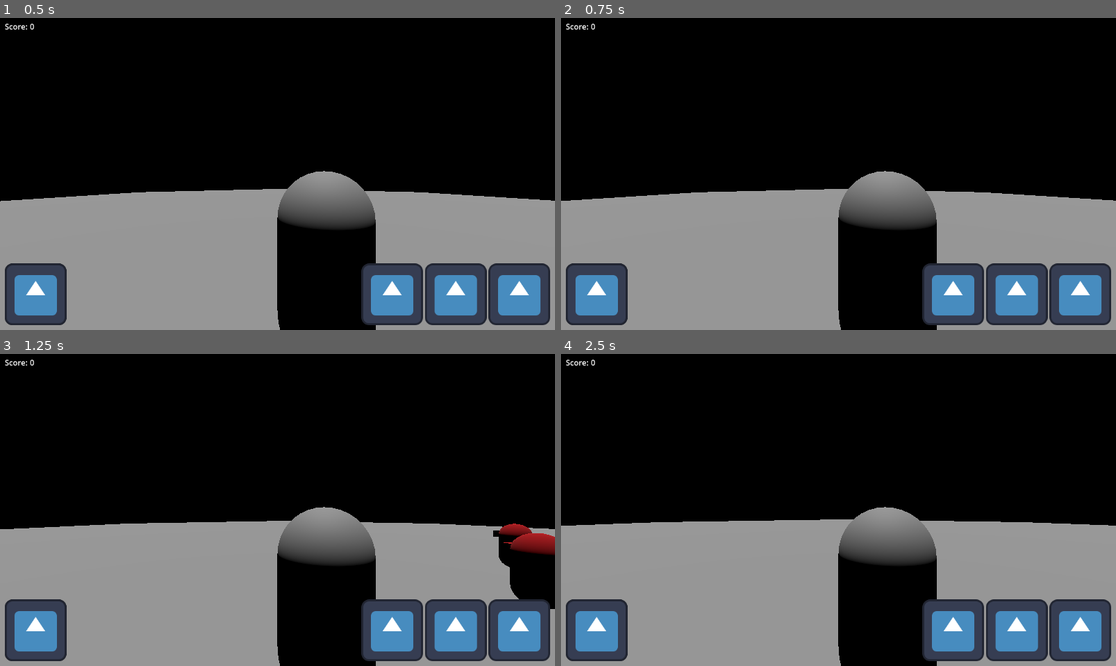
Above: before the commit, frames 1-4 (two rows, left to right).
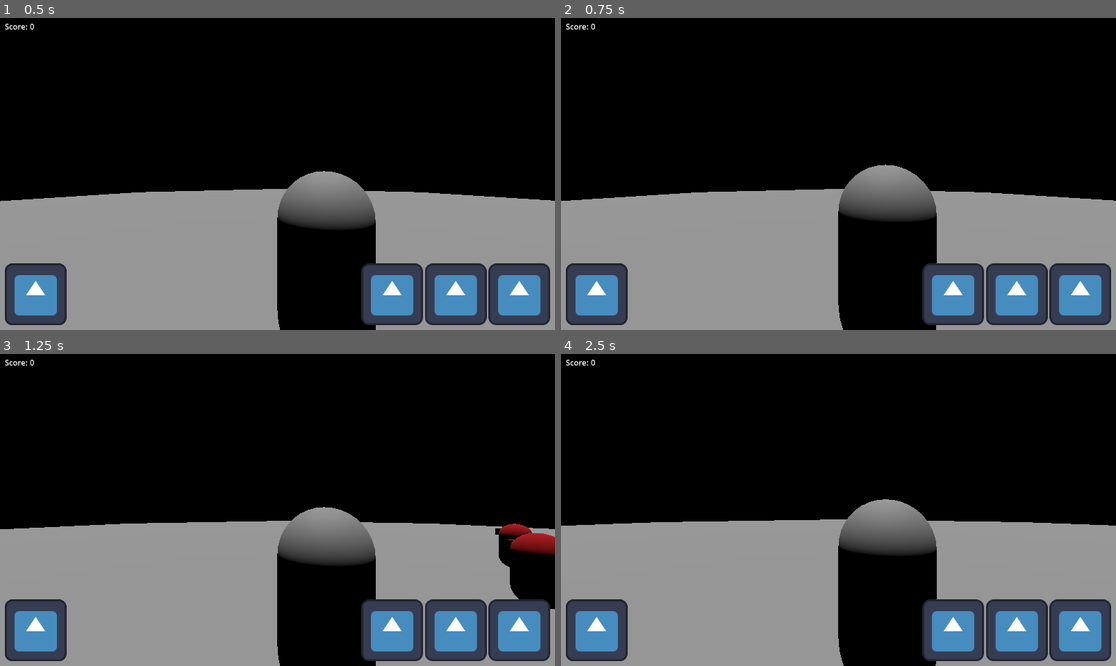
Above: after the commit, the same moments.

Repository: Sprotex/ludum-dare-54
Game: Godot game, scene res://level.tscn
Same seed, same stepped clock (60 frames per second), same inputs: the game is played once before the commit and once after it. The engine's default icon, where the game draws it, is replaced by a stand-in: a white triangle on a blue panel in a dark square.
Inputs (mouse positions are in pixels of both pictures, inside the frame that each line leads up to):
- Up to frame 1 (0.5 s): no input
- Up to frame 2 (0.75 s): tap Enter at 0.5 s; move the mouse to (866, 174) at 0.52 s; hold W (move_forward) from 0.53 s (still down)
- Up to frame 3 (1.25 s): keep holding W (move_forward); tap Space (jump) at 0.77 s
- Up to frame 4 (2.5 s): keep holding W (move_forward); move the mouse to (810, 510) at 1.27 s; tap Space (jump) at 1.52 s; move the mouse to (849, 503) at 2.02 s

Frame 1 is identical in both runs. In frame 2, 1.1% of the frame differs, in the area x 49-68%, y 46-100%; in frame 3, less than 0.1%; in frame 4, 1.5%.

Commit message:
rework step audio and logic

Diff:
--- a/character/character.tscn
+++ b/character/character.tscn
@@ -1,10 +1,10 @@
-[gd_scene load_steps=9 format=3 uid="uid://d222y8cfa7ept"]
+[gd_scene load_steps=18 format=3 uid="uid://d222y8cfa7ept"]
 
 [ext_resource type="Script" path="res://character/character.gd" id="1_2poh3"]
 [ext_resource type="Script" path="res://character/health.gd" id="3_bw4ni"]
 [ext_resource type="PackedScene" uid="uid://bi7ck8n3ra58w" path="res://objects/weapon/weapon.tscn" id="4_5vcc8"]
-[ext_resource type="Script" path="res://character/step_audio_logic.gd" id="5_5heol"]
 [ext_resource type="PackedScene" uid="uid://bem04yqq2onsr" path="res://character/bullet/bullet.tscn" id="5_wndih"]
+[ext_resource type="Script" path="res://character/character_animation.gd" id="6_ucta8"]
 
 [sub_resource type="CapsuleMesh" id="CapsuleMesh_dhca4"]
 
@@ -12,6 +12,132 @@
 size = Vector3(0.6, 0.3, 0.3)
 
 [sub_resource type="CapsuleShape3D" id="CapsuleShape3D_1mw0j"]
+
+[sub_resource type="AnimationNodeAnimation" id="AnimationNodeAnimation_1km12"]
+animation = &"default"
+
+[sub_resource type="AnimationNodeAnimation" id="AnimationNodeAnimation_po123"]
+animation = &"bobbing"
+
+[sub_resource type="AnimationNodeBlendSpace1D" id="AnimationNodeBlendSpace1D_bfdge"]
+blend_point_0/node = SubResource("AnimationNodeAnimation_1km12")
+blend_point_0/pos = 0.0
+blend_point_1/node = SubResource("AnimationNodeAnimation_po123")
+blend_point_1/pos = 1.0
+
+[sub_resource type="AnimationNodeStateMachineTransition" id="AnimationNodeStateMachineTransition_71qr8"]
+advance_mode = 2
+
+[sub_resource type="AnimationNodeStateMachine" id="AnimationNodeStateMachine_8r2x6"]
+states/Start/position = Vector2(214, 100)
+states/bobbing/node = SubResource("AnimationNodeBlendSpace1D_bfdge")
+states/bobbing/position = Vector2(480, 100)
+transitions = ["Start", "bobbing", SubResource("AnimationNodeStateMachineTransition_71qr8")]
+graph_offset = Vector2(-222, 8)
+
+[sub_resource type="Animation" id="Animation_qwgfx"]
+resource_name = "default"
+tracks/0/type = "value"
+tracks/0/imported = false
+tracks/0/enabled = true
+tracks/0/path = NodePath("MeshInstance3D:position")
+tracks/0/interp = 1
+tracks/0/loop_wrap = true
+tracks/0/keys = {
+"times": PackedFloat32Array(0),
+"transitions": PackedFloat32Array(1),
+"update": 0,
+"values": [Vector3(0, 1, 0)]
+}
+tracks/1/type = "value"
+tracks/1/imported = false
+tracks/1/enabled = true
+tracks/1/path = NodePath("MeshInstance3D2:position")
+tracks/1/interp = 1
+tracks/1/loop_wrap = true
+tracks/1/keys = {
+"times": PackedFloat32Array(0),
+"transitions": PackedFloat32Array(1),
+"update": 0,
+"values": [Vector3(0, 1.6, -0.4)]
+}
+
+[sub_resource type="Animation" id="Animation_nqfwg"]
+resource_name = "bobbing"
+length = 0.2
+loop_mode = 1
+tracks/0/type = "value"
+tracks/0/imported = false
+tracks/0/enabled = true
+tracks/0/path = NodePath("MeshInstance3D:position")
+tracks/0/interp = 1
+tracks/0/loop_wrap = true
+tracks/0/keys = {
+"times": PackedFloat32Array(0, 0.1, 0.2),
+"transitions": PackedFloat32Array(1, 1, 1),
+"update": 0,
+"values": [Vector3(0, 1, 0), Vector3(0, 1.1, 0), Vector3(0, 1, 0)]
+}
+tracks/1/type = "value"
+tracks/1/imported = false
+tracks/1/enabled = true
+tracks/1/path = NodePath("MeshInstance3D2:position")
+tracks/1/interp = 1
+tracks/1/loop_wrap = true
+tracks/1/keys = {
+"times": PackedFloat32Array(0, 0.1, 0.2),
+"transitions": PackedFloat32Array(1, 1, 1),
+"update": 0,
+"values": [Vector3(0, 1.6, -0.4), Vector3(0, 1.7, -0.4), Vector3(0, 1.6, -0.4)]
+}
+tracks/2/type = "method"
+tracks/2/imported = false
+tracks/2/enabled = true
+tracks/2/path = NodePath("AnimationTree")
+tracks/2/interp = 1
+tracks/2/loop_wrap = true
+tracks/2/keys = {
+"times": PackedFloat32Array(0.2),
+"transitions": PackedFloat32Array(1),
+"values": [{
+"args": [],
+"method": &"step"
+}]
+}
+
+[sub_resource type="Animation" id="Animation_o0a4o"]
+length = 0.001
+tracks/0/type = "value"
+tracks/0/imported = false
+tracks/0/enabled = true
+tracks/0/path = NodePath("MeshInstance3D:position")
+tracks/0/interp = 1
+tracks/0/loop_wrap = true
+tracks/0/keys = {
+"times": PackedFloat32Array(0),
+"transitions": PackedFloat32Array(1),
+"update": 0,
+"values": [Vector3(0, 1, 0)]
+}
+tracks/1/type = "value"
+tracks/1/imported = false
+tracks/1/enabled = true
+tracks/1/path = NodePath("MeshInstance3D2:position")
+tracks/1/interp = 1
+tracks/1/loop_wrap = true
+tracks/1/keys = {
+"times": PackedFloat32Array(0),
+"transitions": PackedFloat32Array(1),
+"update": 0,
+"values": [Vector3(0, 1.6, -0.4)]
+}
+
+[sub_resource type="AnimationLibrary" id="AnimationLibrary_d5ky3"]
+_data = {
+"RESET": SubResource("Animation_o0a4o"),
+"bobbing": SubResource("Animation_nqfwg"),
+"default": SubResource("Animation_qwgfx")
+}
 
 [node name="Character" type="CharacterBody3D" node_paths=PackedStringArray("health")]
 script = ExtResource("1_2poh3")
@@ -23,7 +149,7 @@
 skeleton = NodePath("")
 
 [node name="MeshInstance3D2" type="MeshInstance3D" parent="."]
-transform = Transform3D(1, 0, 0, 0, 1, 0, 0, 0, 1, 0, 1.5, -0.5)
+transform = Transform3D(1, 0, 0, 0, 1, 0, 0, 0, 1, 0, 1.6, -0.4)
 mesh = SubResource("BoxMesh_87ork")
 skeleton = NodePath("")
 
@@ -45,6 +171,15 @@
 
 [node name="Control" type="Node" parent="."]
 
-[node name="StepAudioLogic" type="Node" parent="." node_paths=PackedStringArray("character_body")]
-script = ExtResource("5_5heol")
+[node name="AnimationTree" type="AnimationTree" parent="." node_paths=PackedStringArray("character_body")]
+tree_root = SubResource("AnimationNodeStateMachine_8r2x6")
+anim_player = NodePath("../AnimationPlayer")
+active = true
+parameters/bobbing/blend_position = 0.0136364
+script = ExtResource("6_ucta8")
 character_body = NodePath("..")
+
+[node name="AnimationPlayer" type="AnimationPlayer" parent="."]
+libraries = {
+"": SubResource("AnimationLibrary_d5ky3")
+}
--- /dev/null
+++ b/character/character_animation.gd
@@ -0,0 +1,18 @@
+extends AnimationTree
+
+@export var character_body: Character
+
+
+func step() -> void:
+  AudioManager.play_audio(character_body.global_position, AudioManager.step_audio)
+
+
+func _get_bobbing_value() -> float:
+  if not character_body.is_on_floor():
+    return 0.0
+  return character_body.velocity.length()
+
+
+func _process(delta):
+  var animation_bobbing = _get_bobbing_value()
+  set("parameters/bobbing/blend_position", animation_bobbing)
--- a/character/player/player.tscn
+++ b/character/player/player.tscn
@@ -34,3 +34,6 @@
 [node name="AudioListener3D" type="AudioListener3D" parent="." index="8"]
 transform = Transform3D(1, 0, 0, 0, 1, 0, 0, 0, 1, 0, 1.5, 0)
 current = true
+
+[node name="StepAudioLogic" parent="." index="9"]
+step_distance = 0.6
--- a/character/step_audio_logic.gd
+++ /dev/null
@@ -1,14 +0,0 @@
-extends Node
-
-@export var character_body: Character
-@export var step_distance := 0.3
-
-@onready var last_step_position := character_body.global_position
-
-
-func _physics_process(_delta) -> void:
-  if not character_body.is_on_floor():
-    return
-  if last_step_position.distance_squared_to(character_body.global_position) > step_distance * step_distance:
-    last_step_position = character_body.global_position
-    AudioManager.play_audio(character_body.global_position, AudioManager.step_audio)
Not shown, changed: audio/step.ogg
